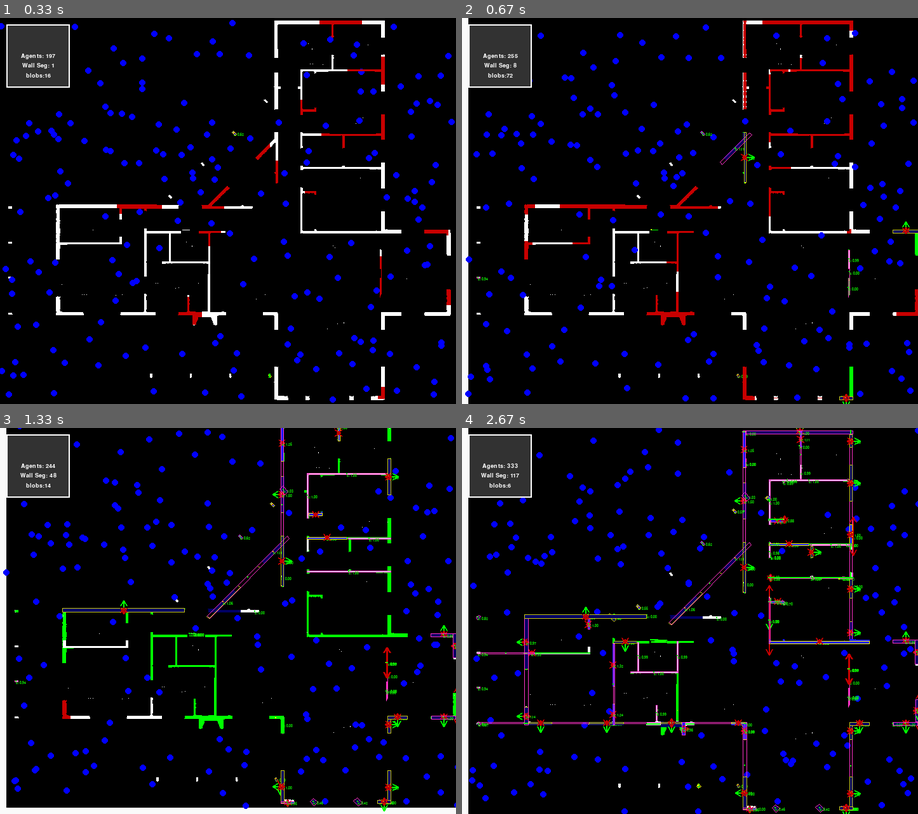
Above: before the commit, frames 1-4 (two rows, left to right).
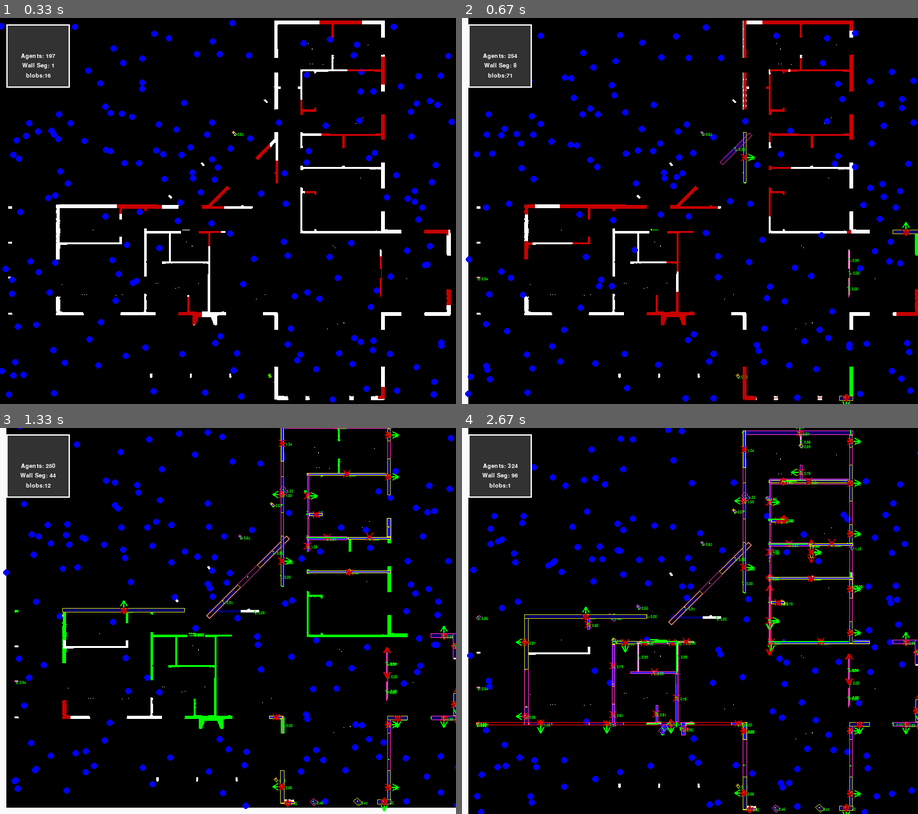
Above: after the commit, the same moments.

Repository: b62303411/house_gen
Game: pygame game, started from main_sim.py
Two runs of this game, one before a commit and one after it. Both use one fixed random seed, a clock stepped at 60 frames per second and the inputs below.
Inputs:
- Up to frame 1 (0.33 s): no input
- Up to frame 2 (0.67 s): hold Right from 0.33 s (still down)
- Up to frame 3 (1.33 s): release Right at 0.8 s; hold Up 0.83-1.3 s
- Up to frame 4 (2.67 s): hold Right 1.33-1.8 s; hold Left 1.83-2.37 s; hold Down from 2.4 s (still down)

Frame 1 is identical in both runs. In frame 2, 0.2% of the frame differs, in the area x 10-100%, y 1-100%; in frame 3, 1.4%; in frame 4, 7.8%, in the area x 1-100%, y 0-100%.

Commit message:
adjustment made to take in the bleeding edge ,, probably only works in a few direction due to some tweek.

Diff:
--- a/floor_plan_reader/agents/mush_agent_state_machine.py
+++ b/floor_plan_reader/agents/mush_agent_state_machine.py
@@ -9,6 +9,7 @@
             self.state = "fill_phase"
             return
         if self.state == "fill_phase":
+            self.mush.absorb_bleading_out()
             self.mush.fill_box()
             self.state = "pruning"
             return
--- a/floor_plan_reader/agents/mushroom_agent.py
+++ b/floor_plan_reader/agents/mushroom_agent.py
@@ -20,6 +20,7 @@
 class Mushroom(Agent):
     def __init__(self, world, blob, start_x, start_y, mush_id):
         super().__init__(mush_id)
+        self.division_points = None
         self.perimeter = None
         self.wall_scanner = WallScanner(world)
         self.world = world
@@ -154,6 +155,12 @@
         if obj is not None and obj.is_on_same_axis_as(self):
             self.co_axial_walls.add(obj)
 
+    def absorb_bleading_out(self):
+        new_cb, division_points = self.wall_scanner.detect_bleed_along_collision_box(self.collision_box)
+        self.division_points = division_points
+        self.collision_box.set_width(new_cb.width)
+        center = new_cb.get_center()
+        self.collision_box.set_position(center[0],center[1])
     def crawl(self, points):
         steps = 0
         opening_lenght = 0
--- a/floor_plan_reader/tests/wall_scanner_test.py
+++ b/floor_plan_reader/tests/wall_scanner_test.py
@@ -67,6 +67,8 @@
             n = n + 1
         n = 0
         self.assertEqual(mush.get_state() , "pruning")
+        center = mush.get_center()
+        self.assertEqual((66.5, 54.5), center)
         self.assertTrue(self.simulation.world.is_occupied(29, 53))
         self.assertTrue(self.simulation.world.is_occupied(29, 54))
         self.assertTrue(self.simulation.world.is_occupied(29, 55))
--- a/floor_plan_reader/wall_scanner.py
+++ b/floor_plan_reader/wall_scanner.py
@@ -1,4 +1,5 @@
 import logging
+import math
 
 from floor_plan_reader.sonde import Sonde
 from floor_plan_reader.sonde_data import SondeData
@@ -128,6 +129,19 @@
         last_valid_x = x
         last_valid_y = y
         while self.ping(x, y, d):
+            last_valid_x = x
+            last_valid_y = y
+            steps_walked += 1
+            x += dx
+            y += dy
+        return last_valid_x, last_valid_y, steps_walked
+
+    def walk_until_invalid2(self, x, y, d):
+        dx, dy = d.dx(), d.dy()
+        steps_walked = 0
+        last_valid_x = x
+        last_valid_y = y
+        while self.is_cell_valid(x, y):
             last_valid_x = x
             last_valid_y = y
             steps_walked += 1
@@ -179,3 +193,79 @@
         results.calculate_result()
 
         return results
+
+    def detect_bleed_along_collision_box(self,cb,  bleed_threshold=4):
+        """
+        Given a CollisionBox (cb), analyze each step along its stem to detect 1-pixel-thick bleeding in either
+        normal direction. If the bleed persists without exceeding 1 pixel of thickness for at least `bleed_threshold`
+        points, adjust the box width and center accordingly. If any bleed exceeds 1 pixel in width at any point,
+        it's marked for potential wall division.
+
+        Args:
+            cb: CollisionBox instance
+            walk_until_invalid: function(x, y, direction) -> (last_x, last_y, steps)
+            bleed_threshold: Minimum number of consecutive bleed points to trigger boundary expansion
+
+        Returns:
+            new_cb: CollisionBox - updated with shifted center and expanded width if needed
+            division_points: List of (x, y) tuples where wall division is suggested
+        """
+        direction, normal = cb.derive_direction_and_normal()
+        dx, dy = direction.direction
+        ndx, ndy = normal.direction
+        cx, cy = cb.get_center()
+        half_len = cb.length / 2.0
+
+        resolution = int(cb.length)
+        left_bleed = 0
+        right_bleed = 0
+        division_points = []
+        half_width = cb.width / 2.0
+
+        for i in range(-resolution // 2, resolution // 2 + 1):
+            x = int(cx + i * dx+.5)
+            y = cy + i * dy
+
+
+            normal_vector = Vector((ndx, ndy))
+            left_vector = normal_vector.opposite()
+
+            # Walk until invalid in both normal directions
+            _, _, left_depth = self.walk_until_invalid2(x, y, left_vector)
+            _, _, right_depth = self.walk_until_invalid2(x, y, normal_vector)
+            left_diff = int(abs(left_depth - half_width))
+            right_diff = int(abs(right_depth - half_width))
+            # Check if the bleed goes beyond the current half-width
+            if left_diff > 1 or right_diff > 1:
+                division_points.append((x, y))
+            else:
+                if math.isclose(left_diff, 1.0, abs_tol=0.5):
+                    left_bleed += 1
+                if math.isclose(right_diff, 1.0, abs_tol=0.5):
+                    right_bleed += 1
+
+        # Adjust width and center if persistent 1-pixel bleed exists
+        shift_x = 0
+        shift_y = 0
+        width_adjustment = 0
+
+        if left_bleed >= bleed_threshold:
+            shift_x -= ndx * 0.5
+            shift_y -= ndy * 0.5
+            width_adjustment += 1
+        if right_bleed >= bleed_threshold:
+            shift_x += ndx * 0.5
+            shift_y += ndy * 0.5
+            width_adjustment += 1
+
+        if width_adjustment > 0:
+            new_center_x = cb.center_x + shift_x
+            new_center_y = cb.center_y + shift_y
+            new_width = cb.width + width_adjustment
+            from copy import deepcopy
+            new_cb = deepcopy(cb)
+            new_cb.set_position(new_center_x, new_center_y)
+            new_cb.set_width(new_width)
+            return new_cb, division_points
+
+        return cb, division_points
